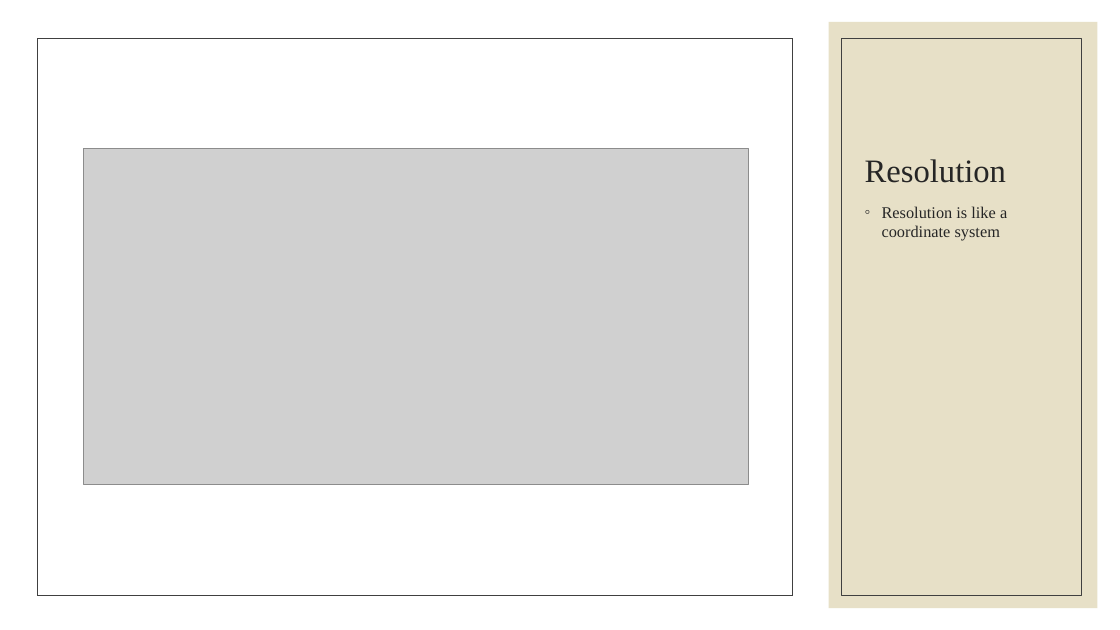
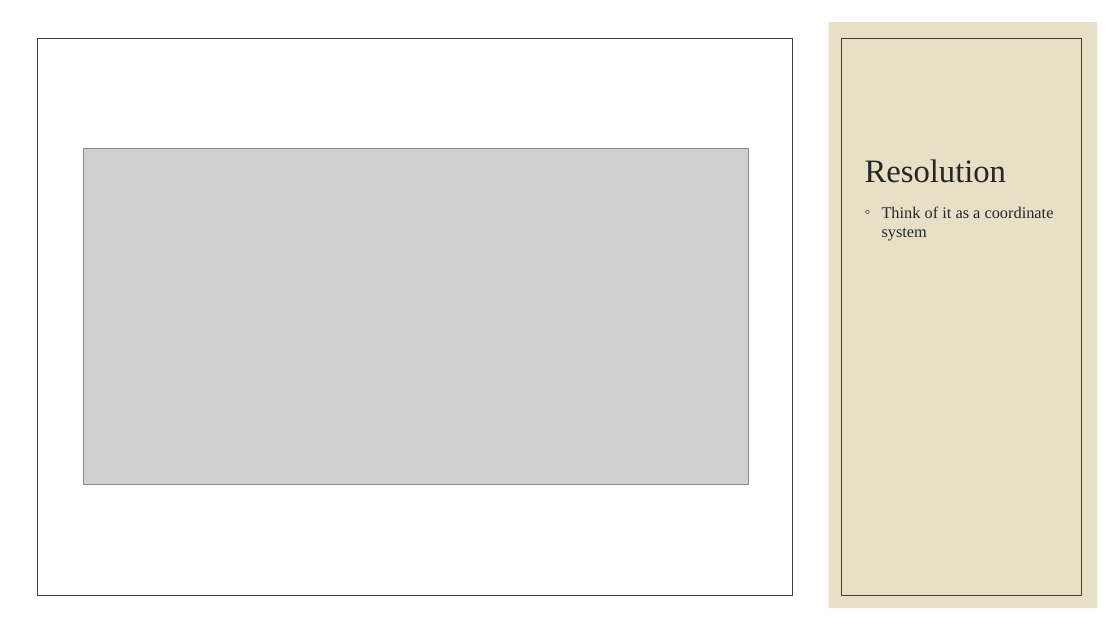
Before and after one commit to rsera/Junior-Knights, a slide deck: slide 10 of Python Pygame Day 1.pptx. Drawn at 1120x630 pixels with LibreOffice and Linux fonts; fonts in the diff are those of the drawing; grey boxes stand for pictures. Boxes give left, top, right and bottom in pixels: in the first picture for what was removed or moved away, otherwise in the second. Text is boxed around its words. In the diff, an @@ line names an element or a change of style, - is before the commit and + after.

```diff
--- a/Python Pygame Day 1.pptx
+++ b/Python Pygame Day 1.pptx
@@ text at (882,206,1054,241): text changed @@
-◦ Resolution is like a coordinate system
+◦ Think of it as a coordinate system
```
Also in this commit, not shown: 5 other slides changed, 6 other files.
